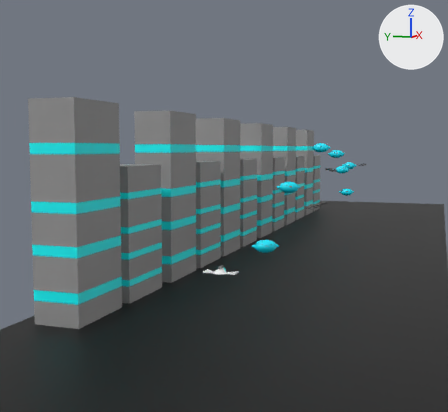
One commit to the Blender file project/resources/stage.blend: the scene before it, then after it.
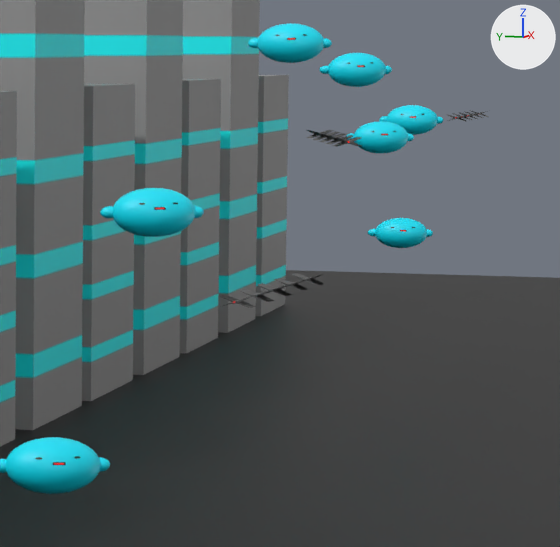
Old and new are each drawn whole from a 50 mm lens placed at (-21.3, -7.5, 4.5), pointed at (22.4, 7.6, 0.2) and again close up on the part from 57% to 86% of the width and 33% to 64% of the height. Arrows for +X, +Y and +Z are at upper right; the lights stay in place. The older version's two pictures come first.

Before the edit, the objects in view are built like this:
```python
me_球_001 = bpy.data.meshes.new('球.001')
me_球_001.from_pydata(...)  # a UV sphere (32 segments, 16 rings, poles along z) spanning x -0.305..0.34, y -0.509..0.529, z -0.307..0.3; a UV sphere (32 segments, 16 rings, poles along z) spanning x -0.086..0.069, y -0.649..-0.421, z -0.079..0.072; a UV sphere (32 segments, 16 rings, poles along z) spanning x -0.086..0.069, y 0.411..0.639, z -0.079..0.072
me_球_001.materials.append(mat_マテリアル_001)  # picture img_enemy_png
me_球_002 = bpy.data.meshes.new('球.002')
me_球_002.from_pydata(...)  # a UV sphere (32 segments, 16 rings, poles along z) spanning x -0.305..0.34, y -0.509..0.529, z -0.307..0.3; a UV sphere (32 segments, 16 rings, poles along z) spanning x -0.086..0.069, y -0.649..-0.421, z -0.079..0.072; a UV sphere (32 segments, 16 rings, poles along z) spanning x -0.086..0.069, y 0.411..0.639, z -0.079..0.072
me_球_002.materials.append(mat_マテリアル_005)  # picture img_enemy_png
ob_enemyspawn_003 = bpy.data.objects.new('EnemySpawn.003', me_球_002)
ob_enemyspawn_003.location = (10.89, 0.0, 2.46)
ob_enemyspawn_003.rotation_euler = (0.0, 0.0, -2.741)  # degrees (0, 0, -157)
ob_enemyspawn_004 = bpy.data.objects.new('EnemySpawn.004', me_球_002)
ob_enemyspawn_004.location = (20.09, 0.0, 4.54)
ob_enemyspawn_004.rotation_euler = (0.0, 0.0, -2.995)  # degrees (0, 0, -172)
ob_enemyspawn_012 = bpy.data.objects.new('EnemySpawn.012', me_球_001)
ob_enemyspawn_012.location = (29.66, 0.0, 2.77)
ob_enemyspawn_012.rotation_euler = (0.0, 0.0, -2.84)  # degrees (0, 0, -163)
# also in view: 'EnemySpawn.008' at (6.2, 0.0, 0.0); 'Cube.012' at (0.0, 0.0, -2.4); 'Cube.004' at (26.2, 6.3, 1.9); 'EnemySpawn.007' at (32.6, 0.0, 0.8); 'Cube.009' at (47.6, 6.3, 0.7)
```
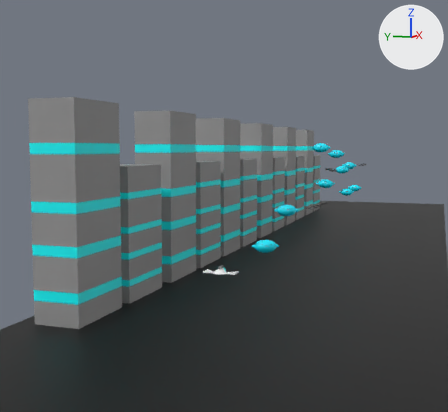
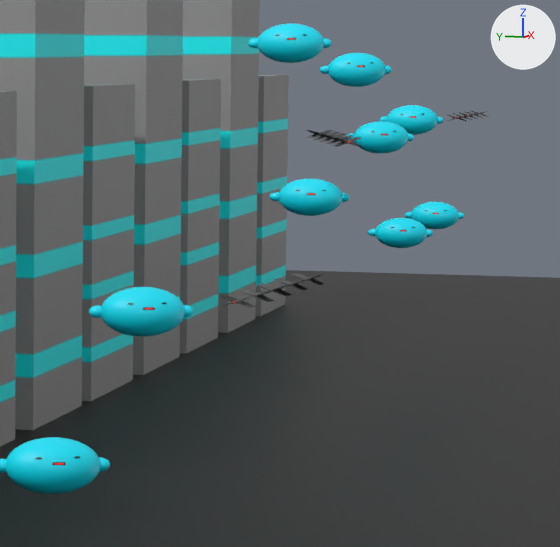
Changed parts and their boxes [x1, y1, x2, y2] in the close-ups (560 x 547 px):
```json
{"object": "EnemySpawn.003", "change": "moved", "before": [100, 188, 204, 237], "after": [89, 287, 193, 336]}
{"object": "EnemySpawn.002", "change": "added", "after": [269, 179, 350, 216], "on screen": "cyan"}
{"object": "EnemySpawn.009", "change": "added", "after": [404, 202, 464, 229], "on screen": "cyan"}
```

Scene script edits in JSON lines:
```json
{"op": "add", "block": "img_enemy_png_002", "code": ["img_enemy_png_002 = load_image('enemy.png.002', '../tools/level_editor/enemy/enemy.png', 1024, 1024, 'sRGB')"]}
{"op": "add", "block": "img_enemy_png_001", "code": ["img_enemy_png_001 = load_image('enemy.png.001', '../tools/level_editor/enemy/enemy.png', 1024, 1024, 'sRGB')"]}
{"op": "add", "block": "mat_マテリアル_011", "code": ["mat_マテリアル_011 = principled_material('マテリアル.011')", "mat_マテリアル_011.texture = img_enemy_png_002"]}
{"op": "add", "block": "mat_マテリアル_007", "code": ["mat_マテリアル_007 = principled_material('マテリアル.007')", "mat_マテリアル_007.texture = img_enemy_png_001"]}
{"op": "add", "block": "me_球_006", "code": ["me_球_006 = bpy.data.meshes.new('球.006')", "me_球_006.from_pydata(...)  # a UV sphere (32 segments, 16 rings, poles along z) spanning x -0.305..0.34, y -0.509..0.529, z -0.307..0.3; a UV sphere (32 segments, 16 rings, poles along z) spanning x -0.086..0.069, y -0.649..-0.421, z -0.079..0.072; a UV sphere (32 segments, 16 rings, poles along z) spanning x -0.086..0.069, y 0.411..0.639, z -0.079..0.072", "me_球_006.materials.append(mat_マテリアル_011)  # picture img_enemy_png_002"]}
{"op": "add", "block": "me_球_005", "code": ["me_球_005 = bpy.data.meshes.new('球.005')", "me_球_005.from_pydata(...)  # a UV sphere (32 segments, 16 rings, poles along z) spanning x -0.305..0.34, y -0.509..0.529, z -0.307..0.3; a UV sphere (32 segments, 16 rings, poles along z) spanning x -0.086..0.069, y -0.649..-0.421, z -0.079..0.072; a UV sphere (32 segments, 16 rings, poles along z) spanning x -0.086..0.069, y 0.411..0.639, z -0.079..0.072", "me_球_005.materials.append(mat_マテリアル_007)  # picture img_enemy_png_001"]}
{"op": "set", "path": "ob_enemyspawn_003.location", "old": "(10.89, 0.0, 2.46)", "new": "(10.36, 0.0, 1.28)"}
{"op": "add", "block": "ob_enemyspawn_009", "code": ["ob_enemyspawn_009 = bpy.data.objects.new('EnemySpawn.009', me_球_006)", "ob_enemyspawn_009.location = (37.88, 0.0, 0.79)", "ob_enemyspawn_009.rotation_euler = (0.0, 0.0, -3.025)  # degrees (0, 0, -173)"]}
{"op": "add", "block": "ob_enemyspawn_002", "code": ["ob_enemyspawn_002 = bpy.data.objects.new('EnemySpawn.002', me_球_005)", "ob_enemyspawn_002.location = (22.06, 0.0, 2.04)", "ob_enemyspawn_002.rotation_euler = (0.0, 0.0, -2.995)  # degrees (0, 0, -172)"]}
```
